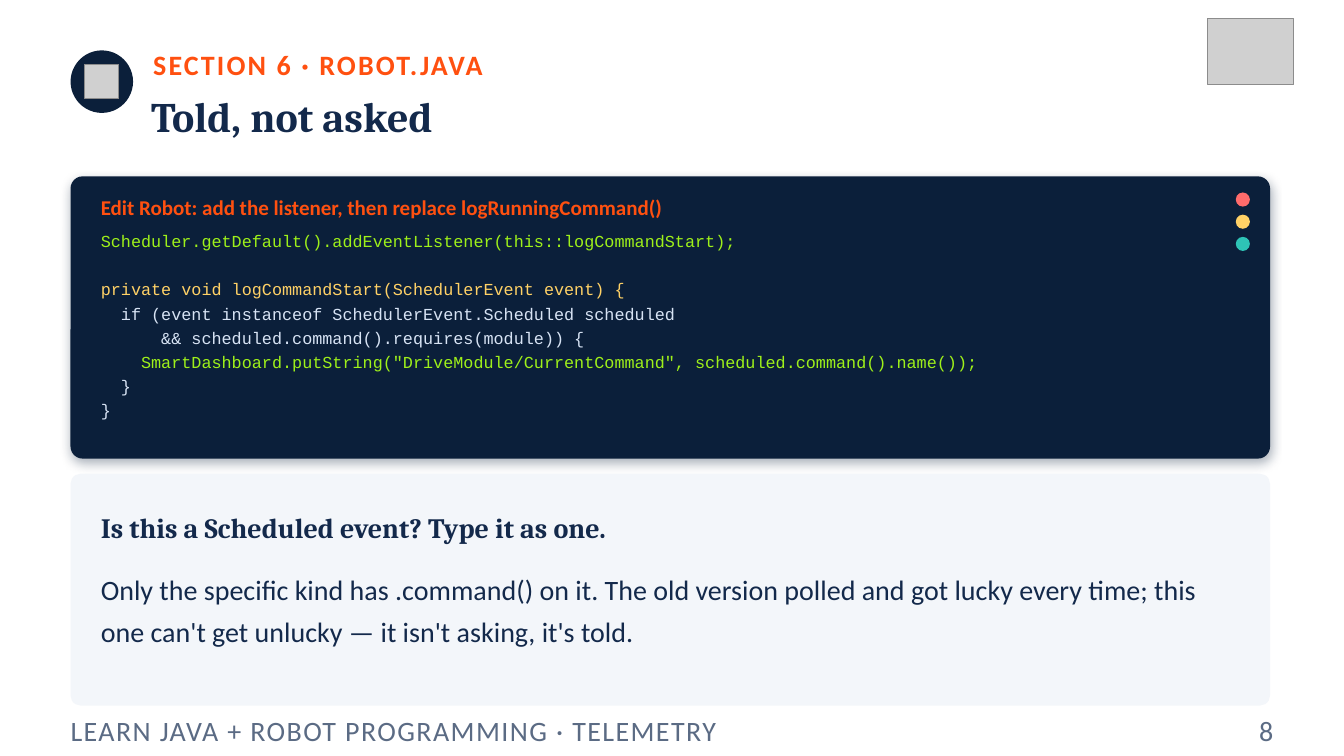
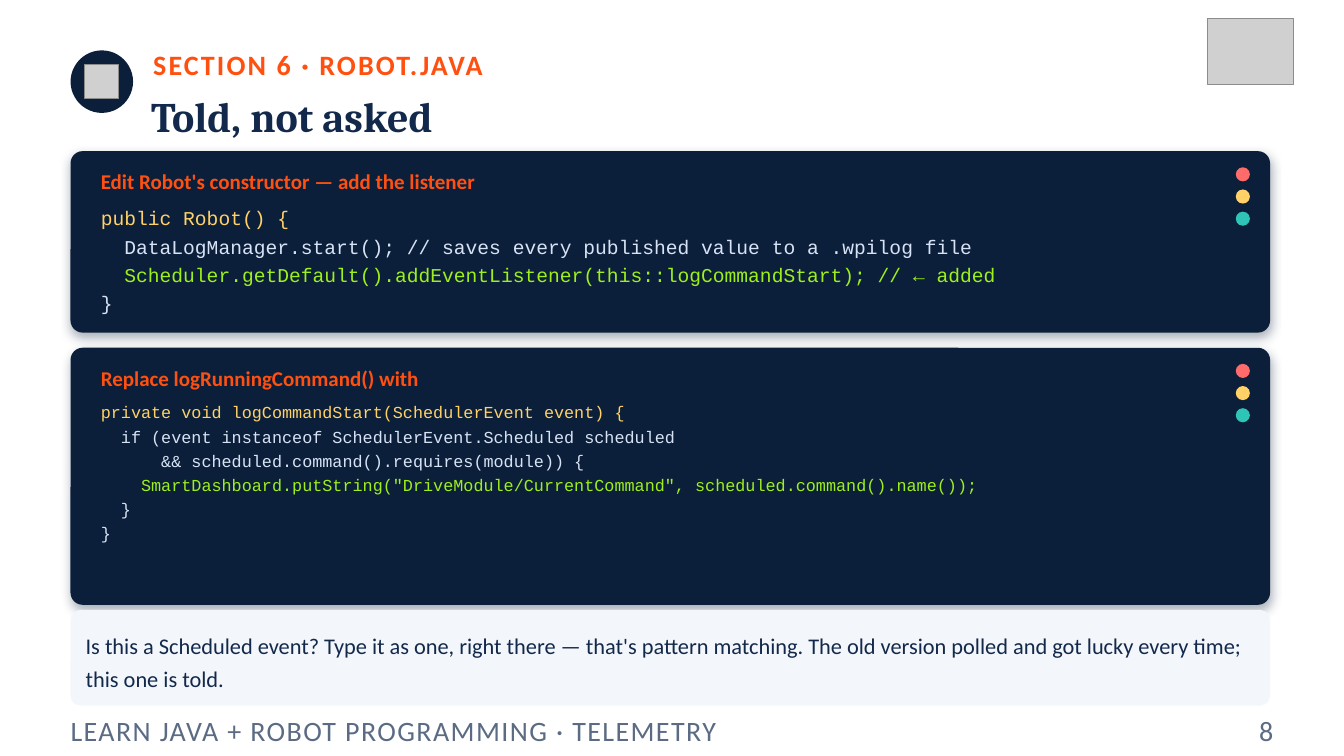
Before and after one commit to FRC5010/BasicRobotLessons, a slide deck: slide 8 of docs/presentations/v3/03-telemetry.pptx. Drawn at 1344x756 pixels with LibreOffice and Linux fonts; fonts in the diff are those of the drawing; grey boxes stand for pictures. Boxes give left, top, right and bottom in pixels: in the first picture for what was removed or moved away, otherwise in the second. Text is boxed around its words. In the diff, an @@ line names an element or a change of style, - is before the commit and + after.

```diff
--- a/docs/presentations/v3/03-telemetry.pptx
+++ b/docs/presentations/v3/03-telemetry.pptx
@@ rounded rectangle at (71,151,1270,333): proportions changed @@
@@ rounded rectangle: place and size @@
-rounded rectangle at (71,176,1270,459)
+rounded rectangle at (71,151,1270,333)
@@ text at (101,174,474,189): text changed @@
-Edit Robot: add the listener, then replace logRunningCommand()
+Edit Robot's constructor — add the listener
@@ text at (101,235,736,251): paragraph removed @@
-Scheduler.getDefault().addEventListener(this::logCommandStart);
@@ text added at (101,212,996,286), 14 pt, text #9EF01A @@
+public Robot() {
+DataLogManager.start(); // saves every published value to a .wpilog file
+Scheduler.getDefault().addEventListener(this::logCommandStart); // ← added
+}
@@ 3 ellipses: place and size @@
-3 ellipses at (1236,193,1250,251)
+3 ellipses at (1236,167,1250,226)
@@ rounded rectangle added at (71,348,1270,605), fill #0B1F3A @@
@@ text added at (101,370,418,390), 15 pt, text #FF5010, bold @@
+Replace logRunningCommand() with
@@ ellipse added at (1236,364,1250,378), fill #FF6B6B @@
@@ ellipse added at (1236,386,1250,400), fill #FFD166 @@
@@ text "private void logCommandStart(SchedulerEvent event) {": place and size @@
-text "private void logCommandStart(SchedulerEvent event) {" at (101,235,977,372)
+text "private void logCommandStart(SchedulerEvent event) {" at (101,406,977,495)
@@ ellipse added at (1236,408,1250,422), fill #2EC4B6 @@
@@ text removed at (101,518,606,544) @@
-Is this a Scheduled event? Type it as one.
@@ rounded rectangle: place and size @@
-rounded rectangle at (71,474,1270,706)
+rounded rectangle at (71,610,1270,706)
@@ rounded rectangle at (71,610,1270,706): proportions changed @@
@@ text at (86,638,1240,687): text changed; size 20 to 16 pt @@
-Only the specific kind has .command() on it. The old version polled and got lucky every time; this one can't get unlucky — it isn't asking, it's told.
+Is this a Scheduled event? Type it as one, right there — that's pattern matching. The old version polled and got lucky every time; this one is told.
```
Also in this commit, not shown: 2 other slides changed, 1 slide added, 2 other files.
